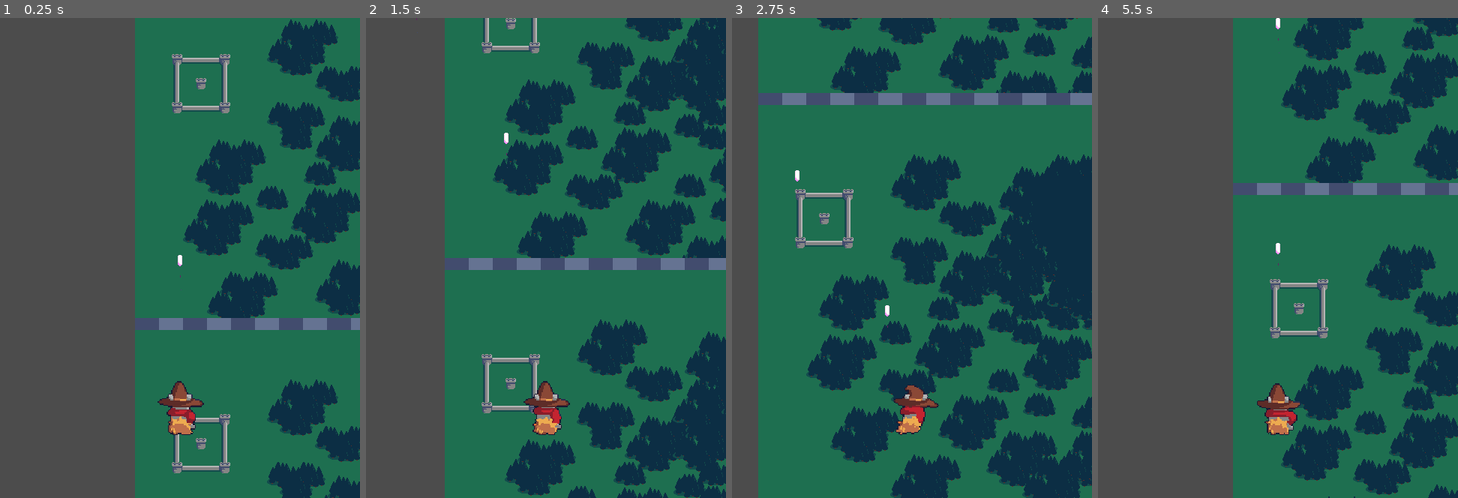
Above: before the commit, frames 1-4 (left to right).
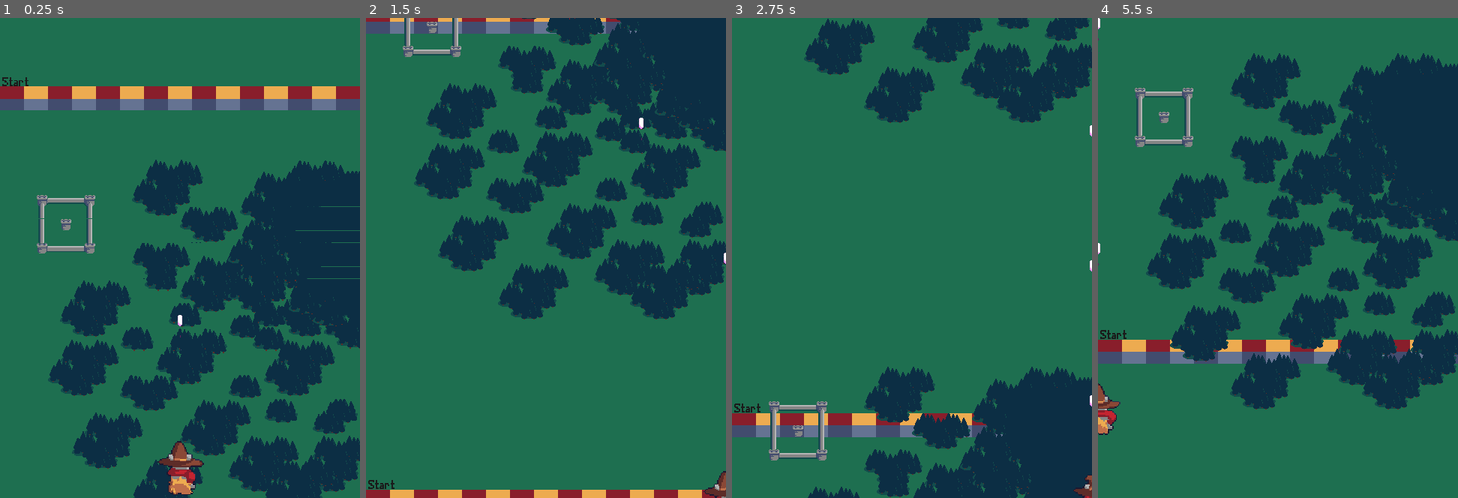
Above: after the commit, the same moments.

Repository: Poipurin/Shoot-em-up
Game: Godot game, scene res://assets/scenes/Game.tscn
Two runs of this game, one before a commit and one after it. Both use one fixed random seed, a clock stepped at 60 frames per second and the inputs below.
Inputs:
- Up to frame 1 (0.25 s): no input
- Up to frame 2 (1.5 s): hold Right (move_right) 0.53-1.28 s; hold Space (shoot) 0.53-1.28 s; hold Down (move_down) from 1.28 s (still down); tap Space (shoot) at 1.35 s
- Up to frame 3 (2.75 s): release Down (move_down) at 2.03 s; hold Right (move_right) from 2.03 s (still down); hold Space (shoot) from 2.03 s (still down)
- Up to frame 4 (5.5 s): release Right (move_right) at 2.78 s; release Space (shoot) at 2.78 s; hold Up (move_up) 2.78-3.53 s; tap Space (shoot) at 2.85, 4.35 s; hold Space (shoot) 3.53-4.28 s; hold Left (move_left) 3.53-5.03 s; hold Down (move_down) from 5.03 s (still down); hold Space (shoot) from 5.03 s (still down)

The runs differ from the first frame. In frame 1, 71% of the frame differs, in the area x 0-100%, y 0-100%; in frame 2, 60%; in frame 3, 49%; in frame 4, 71%.

Commit message:
parallax bg

Diff:
--- a/Shoot-em-up/assets/scenes/Game.tscn
+++ b/Shoot-em-up/assets/scenes/Game.tscn
@@ -7,6 +7,7 @@
 [ext_resource path="res://assets/script/HUD.gd" type="Script" id=5]
 [ext_resource path="res://assets/scenes/bullets.tscn" type="PackedScene" id=6]
 [ext_resource path="res://assets/art/environment/tilemaps/tilemap1.tres" type="TileSet" id=7]
+[ext_resource path="res://assets/scenes/ParallaxBackground.gd" type="Script" id=8]
 
 [sub_resource type="CapsuleShape2D" id=3]
 radius = 1.0
@@ -14,17 +15,16 @@
 
 [node name="Game" type="Node2D"]
 script = ExtResource( 3 )
+__meta__ = {
+"_edit_horizontal_guides_": [ 642.0 ]
+}
 
 [node name="Stages" type="Node2D" parent="."]
 
 [node name="Player" parent="." instance=ExtResource( 1 )]
-position = Vector2( 242, 600 )
+position = Vector2( 240, 600 )
 
 [node name="bullets" parent="Player" instance=ExtResource( 6 )]
-
-[node name="Camera2D" type="Camera2D" parent="Player"]
-position = Vector2( 0, -200 )
-current = true
 
 [node name="HUD" parent="." instance=ExtResource( 4 )]
 script = ExtResource( 5 )
@@ -36,17 +36,26 @@
 shape = SubResource( 3 )
 
 [node name="ParallaxBackground" type="ParallaxBackground" parent="."]
+script = ExtResource( 8 )
 
 [node name="ParallaxLayer" type="ParallaxLayer" parent="ParallaxBackground"]
 motion_scale = Vector2( 0.25, 1 )
-motion_mirroring = Vector2( 0, 480 )
+motion_mirroring = Vector2( 0, 640 )
 
 [node name="Sprite" type="Sprite" parent="ParallaxBackground/ParallaxLayer"]
 texture = ExtResource( 2 )
 centered = false
 
-[node name="TileMap" type="TileMap" parent="ParallaxBackground/ParallaxLayer"]
+[node name="ParallaxLayer2" type="ParallaxLayer" parent="ParallaxBackground"]
+motion_scale = Vector2( 0.25, 1 )
+motion_mirroring = Vector2( 0, 800 )
+
+[node name="TileMap" type="TileMap" parent="ParallaxBackground/ParallaxLayer2"]
 tile_set = ExtResource( 7 )
 cell_size = Vector2( 16, 16 )
 format = 1
 tile_data = PoolIntArray( 327691, 9, 0, 327703, 9, 0, 393236, 9, 0, 393244, 11, 0, 393245, 11, 0, 458775, 1, 0, 458776, …(1578 unchanged characters)…
+
+[node name="Camera2D" type="Camera2D" parent="."]
+anchor_mode = 0
+current = true
--- /dev/null
+++ b/Shoot-em-up/assets/scenes/ParallaxBackground.gd
@@ -0,0 +1,7 @@
+extends ParallaxBackground
+
+
+export (float) var scrolling_speed = 430
+
+func _process(delta):
+	scroll_base_offset.y += scrolling_speed * delta
--- a/Shoot-em-up/assets/script/Player.gd
+++ b/Shoot-em-up/assets/script/Player.gd
@@ -33,9 +33,9 @@
 	if velocity.length() > 0:
 		velocity = velocity.normalized() * speed
 		position += velocity * delta
-		#position.x = clamp(position.x, 0, screen_size.x)
-		#position.y = clamp(position.y, 0, screen_size.y)
-
+		position.x = clamp(position.x, 0, screen_size.x)
+		position.y = clamp(position.y, 0, screen_size.y)
+		print(position)
 func start(pos):
 	position = pos
 	show()
Not shown: 1 places in Shoot-em-up/assets/scenes/Game.tscn that only renumber resources
